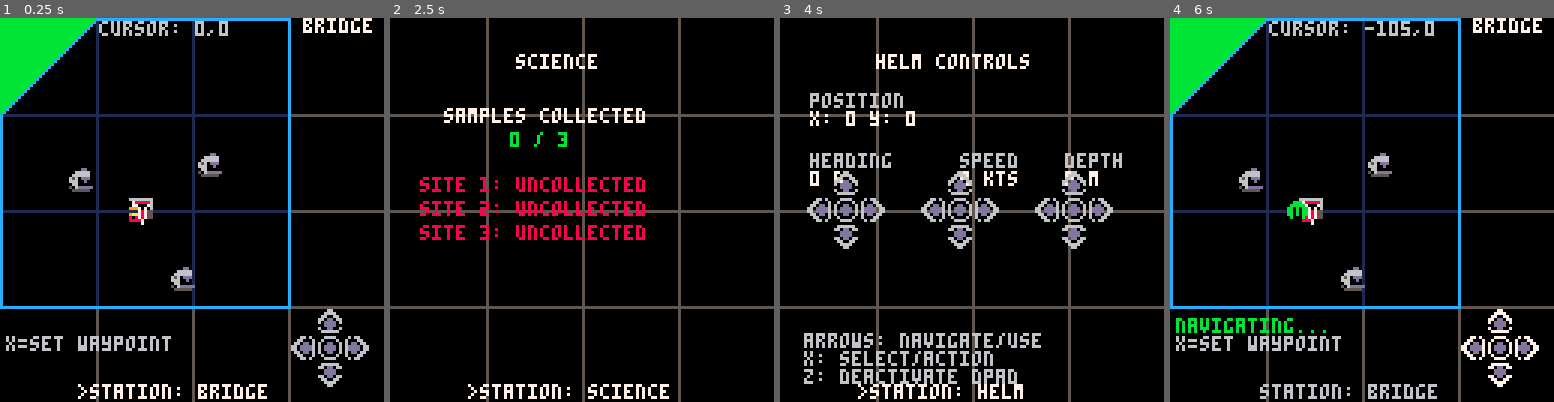
Above: before the commit, frames 1-4 (left to right).
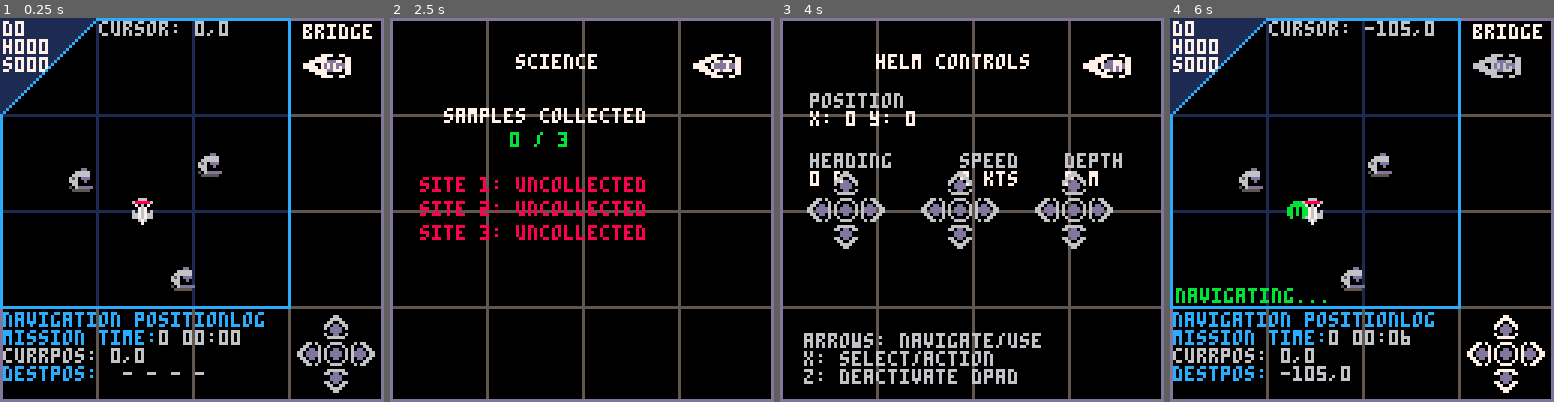
Above: after the commit, the same moments.

Repository: NickWest27/AquaNovaPico
Game: PICO-8 cartridge aquanova.p8
The game is run twice, just before and just after one commit, with the same random seed, the same clock (stepped at 60 frames per second) and the same inputs.
Inputs:
- Up to frame 1 (0.25 s): no input
- Up to frame 2 (2.5 s): tap O (Z key) at 0.33, 0.7, 1.43, 2.22 s; tap X (X key) at 1.07, 2.07, 2.4 s; hold Left 1.97-2.37 s; hold Down from 2.42 s (still down)
- Up to frame 3 (4 s): tap X (X key) every 0.33 s from 2.73 to 3.73 s; release Down at 2.82 s; hold Right 2.87-3.53 s; tap O (Z key) at 3.1, 3.98 s; hold Up from 3.58 s (still down)
- Up to frame 4 (6 s): tap X (X key) every 0.33 s from 4.07 to 5.73 s; release Up at 4.08 s; hold Right 4.13-4.53 s; hold Down 4.58-5.08 s; tap O (Z key) at 4.87, 5.75 s; hold Left 5.13-5.8 s; hold Up from 5.85 s (still down)

The runs differ from the first frame. In frame 1, 12% of the frame differs, in the area x 0-100%, y 0-100%; in frame 2, 4.4%; in frame 3, 4.3%; in frame 4, 13%.

Commit message:
Simplify button system: remove context abstraction and streamline labels
Refactored the button system to eliminate unnecessary complexity:

- Removed 'context' button type - was an unnecessary abstraction layer
- Changed all station buttons to use type="left_big" directly instead of
  type="context" with btn_type="left_big"
- Moved state-based label logic directly into left_big/right_big handling
- Simplified label system from 3 options (label/label_active/label_selected)
  to 2 options (label_normal/label_selected)
- Regular buttons now use normal and selected states only
- DPad buttons retain 3 states (normal/selected/active) but don't use labels

Button types are now clearer:
- Single sprite (8x8): up, down, left, right, action
- Wide buttons (16x8): left_big, right_big with optional state-based labels
- Composite: dpad (5 sprites in cross pattern)

Diff:
--- a/aquanova.p8
+++ b/aquanova.p8
@@ -28,7 +28,7 @@
 -- === time ===
 game_time = 0
 day_length = 1800 -- frames per day (60 seconds at 30fps)
-current_day = 1
+current_day = 0
 current_hour = 0
 current_minute = 0
 
@@ -48,16 +48,22 @@
 
 -- button types and their behavior
 button_types = {
-  dpad = "dpad",
-  station = "station",
-  simple_action = "simple_action",
+  -- single sprite buttons (8x8)
   up = "up",
   down = "down",
   left = "left",
+  right = "right",
+  action = "action",
+
+  -- wide buttons (16x8) with optional labels
   left_big = "left_big",
-  right = "right",
   right_big = "right_big",
-  action = "action",
+
+  -- composite controls
+  dpad = "dpad",
+
+  -- utility (keep for now, unused)
+  simple_action = "simple_action",
   value = "value"
 }
 
@@ -195,7 +201,7 @@
     -- activate dpad mode
     input_mode = "dpad_active"
 
-    -- reset cursor to submarine position when activating cursor dpad
+    -- reset cursor to home when activating cursor dpad
     if btn.label == "cursor" then
       cursor.x = 47
       cursor.y = 64
@@ -205,7 +211,7 @@
          btn.type == "left_big" or btn.type == "right_big" then
     -- call on_press callback for sprite buttons
     if btn.on_press then btn.on_press() end
-  elseif btn.type == "station" or btn.type == "simple_action" or btn.type == "value" then
+  elseif btn.type == "simple_action" or btn.type == "value" then
     if btn.on_press then btn.on_press() end
   end
 end
@@ -213,9 +219,9 @@
 -- === button setup functions ===
 function setup_helm_buttons()
   add(ui_buttons, {
-    type = "station",
-    x = 26, y = 122,
-    label = "station",
+    type = "left_big",
+    x = 101, y = 12,
+    label = "HLM",
     on_press = cycle_station
   })
 
@@ -267,15 +273,15 @@
 
 function setup_bridge_buttons()
   add(ui_buttons, {
-    type = "station",
-    x = 26, y = 122,
-    label = "station",
+    type = "left_big",
+    x = 101, y = 12,
+    label = "BDG",
     on_press = cycle_station
   })
 
   add(ui_buttons, {
     type = "dpad",
-    x = 106, y = 106,
+    x = 108, y = 108, -- position of dpad on screen
     label = "cursor",
     sprite = 0,
     on_left = function()
@@ -306,27 +312,27 @@
 
 function setup_science_buttons()
   add(ui_buttons, {
-    type = "station",
-    x = 26, y = 122,
-    label = "station",
+    type = "left_big",
+    x = 101, y = 12,
+    label = "SCI",
     on_press = cycle_station
   })
 end
 
 function setup_engineering_buttons()
   add(ui_buttons, {
-    type = "station",
-    x = 26, y = 122,
-    label = "station",
+    type = "left_big",
+    x = 101, y = 12,
+    label = "ENG",
     on_press = cycle_station
   })
 end
 
 function setup_quarters_buttons()
   add(ui_buttons, {
-    type = "station",
-    x = 26, y = 122,
-    label = "station",
+    type = "left_big",
+    x = 101, y = 12,
+    label = "QTR",
     on_press = cycle_station
   })
 end
@@ -508,12 +514,12 @@
          btn.type == "right" or btn.type == "action" then
     draw_button_sprite(btn.x, btn.y, btn.type, state)
   elseif btn.type == "left_big" or btn.type == "right_big" then
-    draw_button_sprite(btn.x, btn.y, btn.type, state, btn.label)
-  elseif btn.type == "station" then
-    -- draw as text button
-    local prefix = " "
-    if is_selected then prefix = ">" end
-    print(prefix .. btn.label .. ": " .. station, btn.x, btn.y, color)
+    -- determine which label to use based on state
+    local display_label = btn.label_normal or btn.label
+    if state == "selected" and btn.label_selected then
+      display_label = btn.label_selected
+    end
+    draw_button_sprite(btn.x, btn.y, btn.type, state, display_label)
   elseif btn.type == "simple_action" then
     -- draw simple action button (rect-based)
     rect(btn.x, btn.y, btn.x+20, btn.y+10, color)
@@ -531,6 +537,15 @@
 end
 
 -- === helper functions ===
+function pad_zeros(num, width)
+  -- pad number with leading zeros to specified width
+  local str = "" .. num
+  while #str < width do
+    str = "0" .. str
+  end
+  return str
+end
+
 function world_to_screen(world_x, world_y)
   -- submarine is fixed at screen position (47, 64)
   -- world scrolls around submarine
@@ -562,7 +577,7 @@
   -- fill triangular corner mask
   -- covers area above diagonal from (0,32) to (32,0)
   for y=0,31 do
-    line(0, y, 32-y, y, 11)
+    line(0, y, 32-y, y, 1)
   end
 end
 
@@ -622,33 +637,47 @@
   line(32, 0, 32, 128, 5)
   line(64, 0, 64, 128, 5)
   line(96, 0, 96, 128, 5)
+  rect(0, 0, 127, 127, 13)
 end
 
 -- === station screens ===
 function draw_bridge()
-    -- draw station name at top
-  print(station, 101, 0, 7)
+
+  -- right side info bar
+  print(station, 101, 2, 7) -- station title
+
+  -- bottom info bar
+  print("navigation positionlog", 1, 98, 12) -- info bar title
+  print("mission time: ", 1, 104, 12)
+  print(current_day .. " " .. pad_zeros(current_hour, 2) .. ":" .. pad_zeros(current_minute, 2), 53, 104, 6) -- mission time label
+  print("currpos: " .. flr(sub.x) .. "," .. flr(sub.y), 1, 110, 6) -- current position label
+  print("destpos: ", 1, 116, 12)
+  if waypoint.active then
+    print(flr(waypoint.x) .. "," .. flr(waypoint.y), 37, 116, 6) -- destination position label
+    else
+    print(" - - - -", 37, 116, 6)
+  end
 
   -- draw grid lines
-  line(0, 32, 0, 96, 1) -- vertical
+  line(0, 32, 0, 96, 1) -- longitude major line
   line(32, 0, 32, 96, 1)
   line(64, 0, 64, 96, 1)
   line(96, 0, 96, 96, 1)
-  line(32, 0, 96, 0, 1) -- horizontal
+  line(32, 0, 96, 0, 1) -- latitude major line
   line(0, 32, 96, 32, 1)
   line(0, 64, 96, 64, 1)
   line(0, 96, 96, 96, 1)
 
   -- draw port at (0,0)
   local port_x, port_y = world_to_screen(0, 0)
-  spr(17, port_x-4, port_y-4) -- subtract 4 to center
+  spr(33, port_x-4, port_y-4) -- subtract 4 to center
 
 
   -- draw sample sites
   for site in all(sample_sites) do
     if not site.collected then
       local sx, sy = world_to_screen(site.x, site.y)
-      spr(19, sx-4, sy-4) -- subtract 4 to center
+      spr(35, sx-4, sy-4) -- subtract 4 to center
     end
   end
 
@@ -679,6 +708,11 @@
   -- draw corner mask
   draw_corner_mask()
 
+  -- draw submarine status info
+  print("d" .. sub.depth, 1, 1, 7)
+  print("h" .. pad_zeros(sub.heading, 3), 1, 7, 7)
+  print("s" .. pad_zeros(sub.speed, 3), 1, 13, 7)
+
   -- draw map border
   line(32, 0, 96, 0, 12) -- top
   line(96, 0, 96, 96, 12) -- right
@@ -690,9 +724,8 @@
   draw_ui_buttons()
 
   if waypoint.active then
-    print("navigating...", 2, 100, 11)
-  end
-  print("x=set waypoint", 2, 106, 6)
+    print("navigating...", 2, 90, 11)
+  end
 end
 
 function draw_helm()
@@ -826,11 +859,19 @@
 0070070000dddd00077007700770dd0770dd0770700dd00700dddd00066006600660dd0660dd0660600dd00600cccc00077007700770cc0770cc0770700cc007
 00000000700dd00700777700007700077000770007000070600dd00600666600006600066000660006000060700cc00700777700007700077000770007000070
 00000000077777700007700000077070070770000077770006666660000660000006606006066000006666000777777000077000000770700707700000777700
-0000000066666666000066000000dd000000b0000000000000000000000000000000000000000000000000000000000000000000000000000000000000000000
-000000000700006600007660006666600000b0b00000000000000000000000000000000000000000000000000000000000000000000000000000000000000000
-0000000007000006000070660666666000b300b00000000000000000000000000000000000000000000000000000000000000000000000000000000000000000
-00000000999000060009aa066560ddd000b000330eeee00e00000000000000000000000000000000000000000000000000000000000000000000000000000000
-00000000000885558800000666600d00b030b000eeeeeee000000000000000000000000000000000000000000000000000000000000000000000000000000000
-000000009aa88885889aa0a006600000b000b0b0e000ee0e00000000000000000000000000000000000000000000000000000000000000000000000000000000
-000000008080885588808088506ddddd33b030b000e0000000000000000000000000000000000000000000000000000000000000000000000000000000000000
-00000000888880000888888005555550003000330000000000000000000000000000000000000000000000000000000000000000000000000000000000000000
+00000000000777000000777007770000000770000006660000006660066600000006600000000000000000000000000000000000000000000000000000000000
+0000000000770dddddddd077770dddddddd0770000660dddddddd066660dddddddd0660000000000000000000000000000000000000000000000000000000000
+000000000770dddddddddd0770dddddddddd07700660dddddddddd0660dddddddddd066000000000000000000000000000000000000000000000000000000000
+00000000770dddddddddddd77dddddddddddd077660dddddddddddd66dddddddddddd06600000000000000000000000000000000000000000000000000000000
+00000000770dddddddddddd77dddddddddddd077660dddddddddddd66dddddddddddd06600000000000000000000000000000000000000000000000000000000
+000000000770dddddddddd0770dddddddddd07700660dddddddddd0660dddddddddd066000000000000000000000000000000000000000000000000000000000
+0000000000770dddddddd077770dddddddd0770000660dddddddd066660dddddddd0660000000000000000000000000000000000000000000000000000000000
+00000000000777000000777007770000000770000006660000006660066600000006600000000000000000000000000000000000000000000000000000000000
+0000000000066600000000000000dd000000b0000000000000000000000000000000000000000000000000000000000000000000000000000000000000000000
+000000000666666600000000006666600000b0b00000000000000000000000000000000000000000000000000000000000000000000000000000000000000000
+0000000000606060000000000666666000b300b00000000000000000000000000000000000000000000000000000000000000000000000000000000000000000
+0000000000006000000000006560ddd000b000330eeee00e00000000000000000000000000000000000000000000000000000000000000000000000000000000
+00000000060060060000000066600d00b030b000eeeeeee000000000000000000000000000000000000000000000000000000000000000000000000000000000
+00000000066060660000000006600000b000b0b0e000ee0e00000000000000000000000000000000000000000000000000000000000000000000000000000000
+000000000666666600000000506ddddd33b030b000e0000000000000000000000000000000000000000000000000000000000000000000000000000000000000
+00000000000666000000000005555550003000330000000000000000000000000000000000000000000000000000000000000000000000000000000000000000
